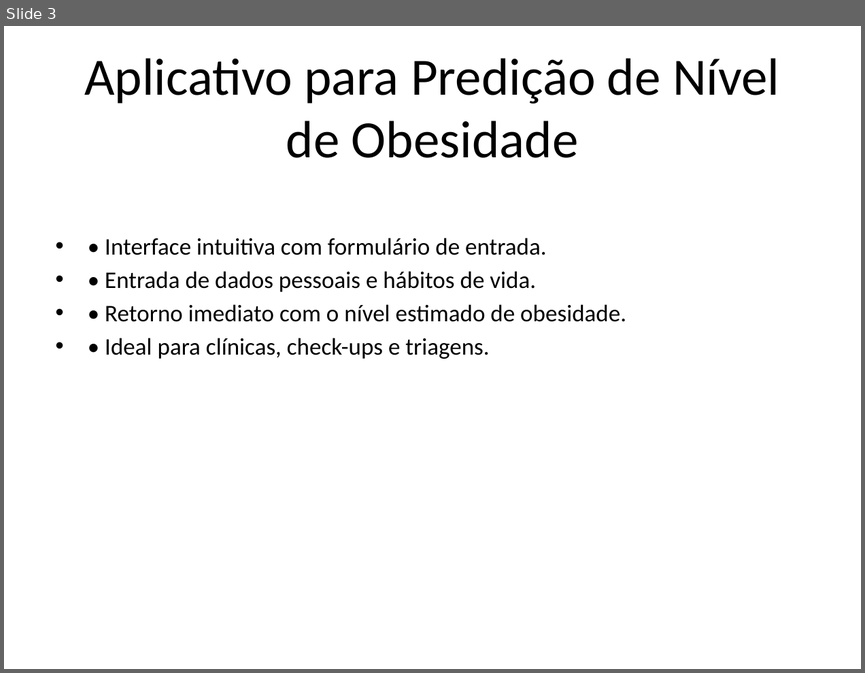
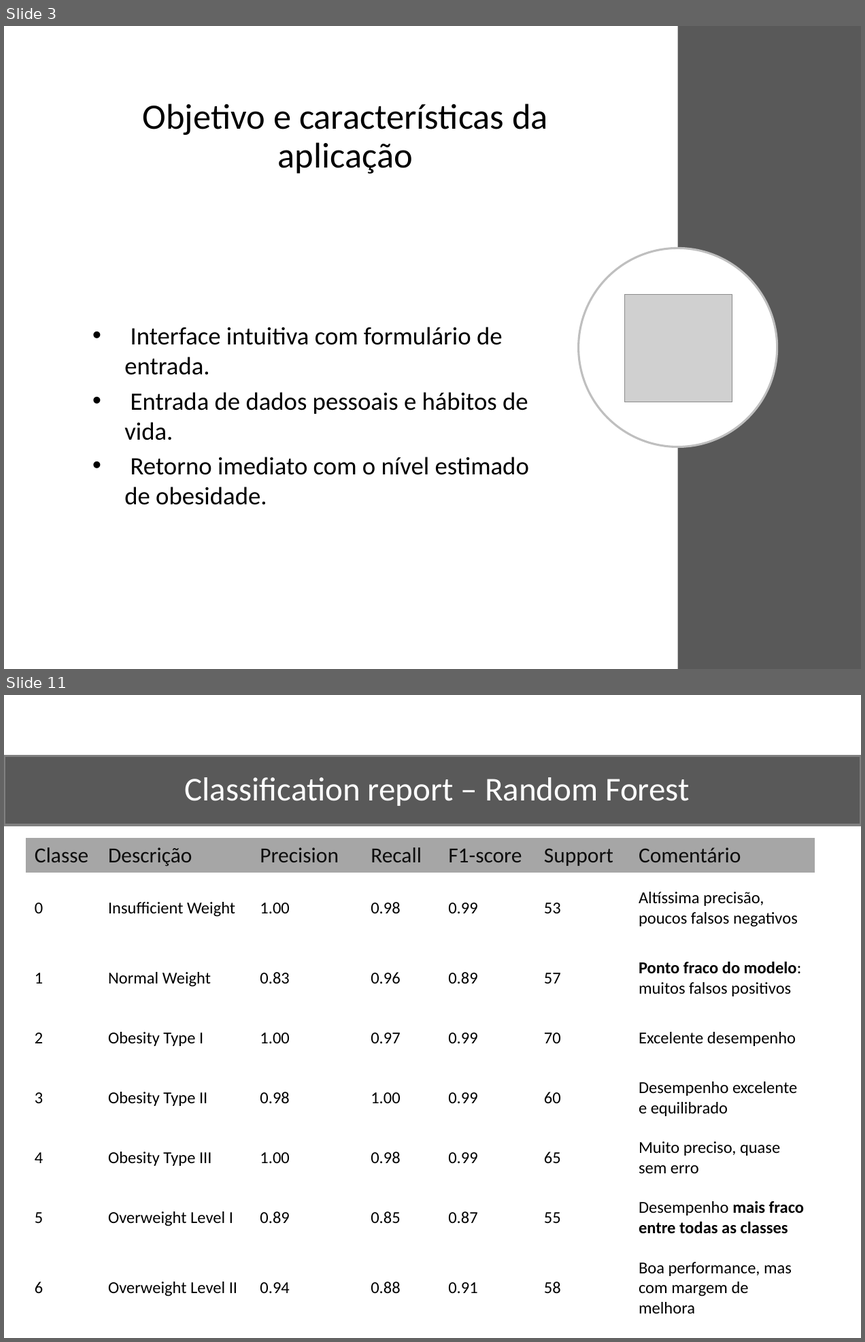
Before and after one commit to Naiderossi/Tech4, a slide deck: Apresentacao_TechChallenge_Obesidade.pptx. Shown one above the other, each under a label of ours: slide 3 before the commit, slides 3 and 11 after it; the slides between them are not shown. The pictures are 865x673 and 865x1342 pixels, drawn with LibreOffice and Linux fonts; fonts in the diff are those of the drawing; grey boxes stand for pictures. Boxes give left, top, right and bottom in pixels: in the first picture for what was removed or moved away, otherwise in the second. Text is boxed around its words. In the diff, an @@ line names an element or a change of style, - is before the commit and + after.

```diff
--- a/Apresentacao_TechChallenge_Obesidade.pptx
+++ b/Apresentacao_TechChallenge_Obesidade.pptx
@@ slide 11 added at (x1=4, y1=695, x2=861, y2=1338), background #FFFFFF @@
@@ rectangle added at (x1=4, y1=756, x2=861, y2=826), fill #595959, outline #808080 2 pt @@
@@ title added at (x1=185, y1=777, x2=689, y2=806), 28 pt, text #FFFFFF @@
+Classification report – Random Forest
@@ table added at (x1=26, y1=838, x2=815, y2=1322), 8 rows, 7 columns @@
+Classe | Descrição | Precision | Recall | F1-score | Support | Comentário
+0 | Insufficient Weight | 1.00 | 0.98 | 0.99 | 53 | Altíssima precisão, poucos falsos negativos
+1 | Normal Weight | 0.83 | 0.96 | 0.89 | 57 | Ponto fraco do modelo: muitos falsos positivos
+2 | Obesity Type I | 1.00 | 0.97 | 0.99 | 70 | Excelente desempenho
+3 | Obesity Type II | 0.98 | 1.00 | 0.99 | 60 | Desempenho excelente e equilibrado
+4 | Obesity Type III | 1.00 | 0.98 | 0.99 | 65 | Muito preciso, quase sem erro
+5 | Overweight Level I | 0.89 | 0.85 | 0.87 | 55 | Desempenho mais fraco entre todas as classes
+6 | Overweight Level II | 0.94 | 0.88 | 0.91 | 58 | Boa performance, mas com margem de melhora
@@ slide 3 changed as well @@
@@ rectangle added at (x1=677, y1=26, x2=861, y2=669), fill #595959 @@
@@ title at (x1=143, y1=104, x2=548, y2=174): text changed; size 44 to 30 pt @@
-Aplicativo para Predição de Nível de Obesidade
+Objetivo e características da aplicação
@@ text "Interface intuitiva com formulário de ..." at (x1=124, y1=327, x2=529, y2=505): vertical alignment top to middle @@
@@ ellipse added at (x1=578, y1=248, x2=777, y2=447), fill #FFFFFF, outline #BFBFBF 1.75 pt @@
@@ picture added at (x1=626, y1=294, x2=732, y2=401) @@
@@ text at (x1=124, y1=327, x2=529, y2=505): text changed; size 20 to 21 pt @@
-• • Interface intuitiva com formulário de entrada.
-• • Entrada de dados pessoais e hábitos de vida.
-• • Retorno imediato com o nível estimado de obesidade.
-• • Ideal para clínicas, check-ups e triagens.
+• Interface intuitiva com formulário de entrada.
+• Entrada de dados pessoais e hábitos de vida.
+• Retorno imediato com o nível estimado de obesidade.
```
Also in this commit, not shown: 4 other slides changed, 18 other slides added.
